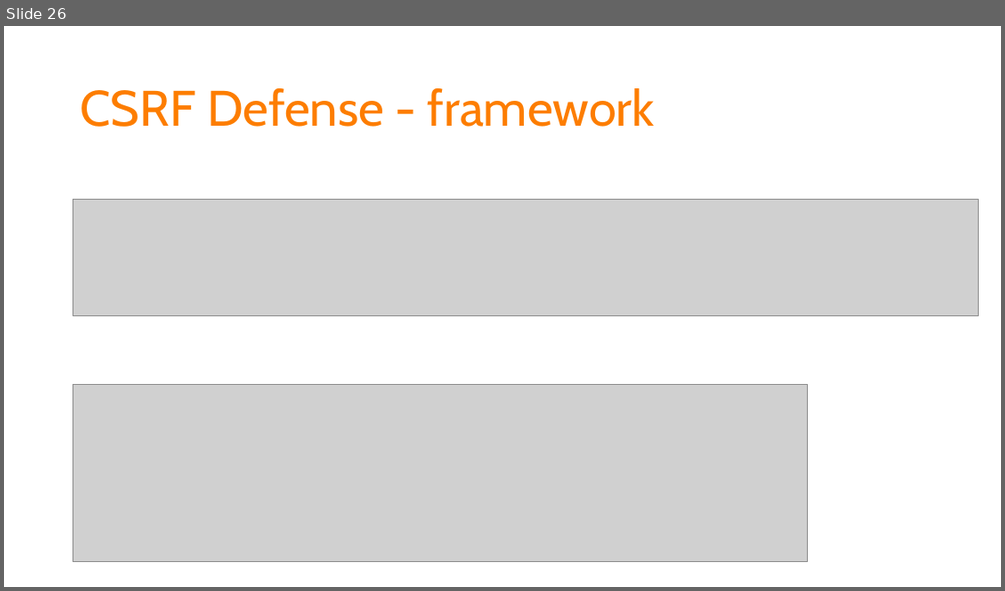
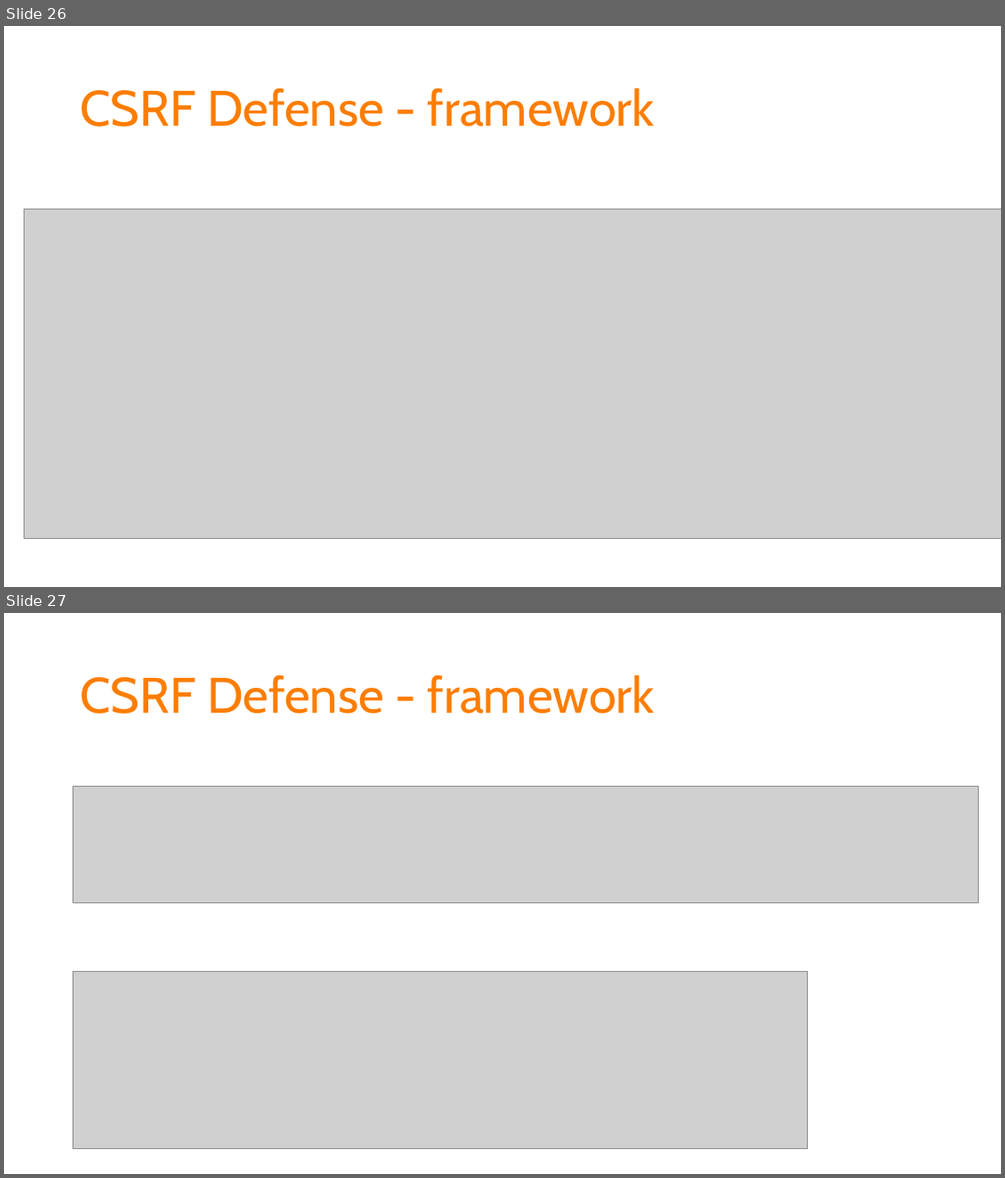
Before and after one commit to spetryjohnson/Talk---Dont-Write-Secure-Code-Design-Secure-Systems, a slide deck: Secure Systems - CodeMash 2017.pptx. Shown one above the other, each under a label of ours: slide 26 before the commit, slides 26 and 27 after it. The pictures are 1005x591 and 1005x1178 pixels, drawn with LibreOffice and Linux fonts; fonts in the diff are those of the drawing; grey boxes stand for pictures. Boxes give left, top, right and bottom in pixels: in the first picture for what was removed or moved away, otherwise in the second. Text is boxed around its words. In the diff, an @@ line names an element or a change of style, - is before the commit and + after.

Commit message:
Added narrative for anti-CSRF

```diff
--- a/Secure Systems - CodeMash 2017.pptx
+++ b/Secure Systems - CodeMash 2017.pptx
@@ slide 26 added at [4,26,1001,587], background #FFFFFF @@
@@ title added at [80,88,655,127], 48 pt, text #FD7D00 @@
+CSRF Defense - framework
@@ picture added at [24,209,1001,539] @@
@@ what was slide 26 is now slide 27 @@
```
Also in this commit, not shown: 1 slide changed, 10 other slides added, 1 slide removed, 2 other files.
